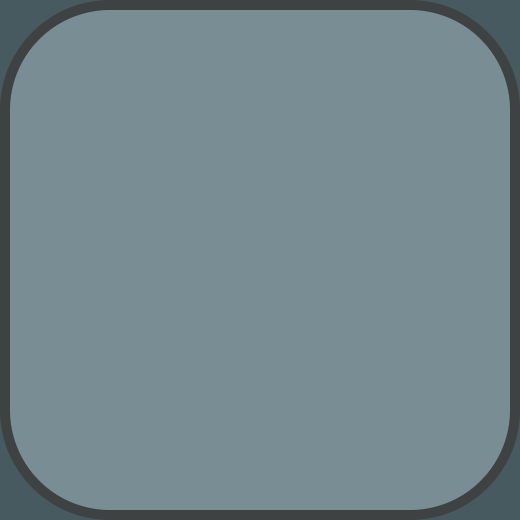
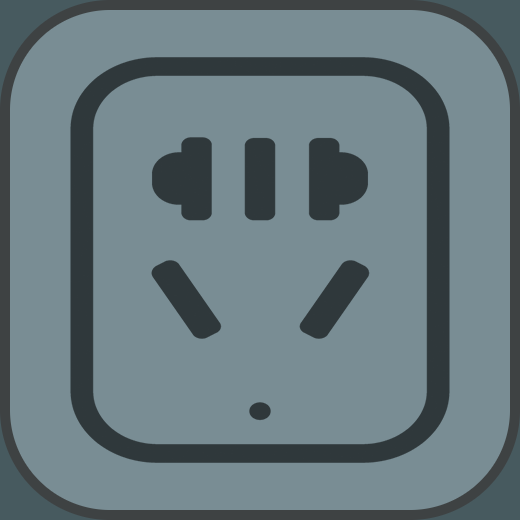
Layers edited between the first and the second 520×520 image:
showed "Plugin", painted on it over [70, 57, 450, 463]
